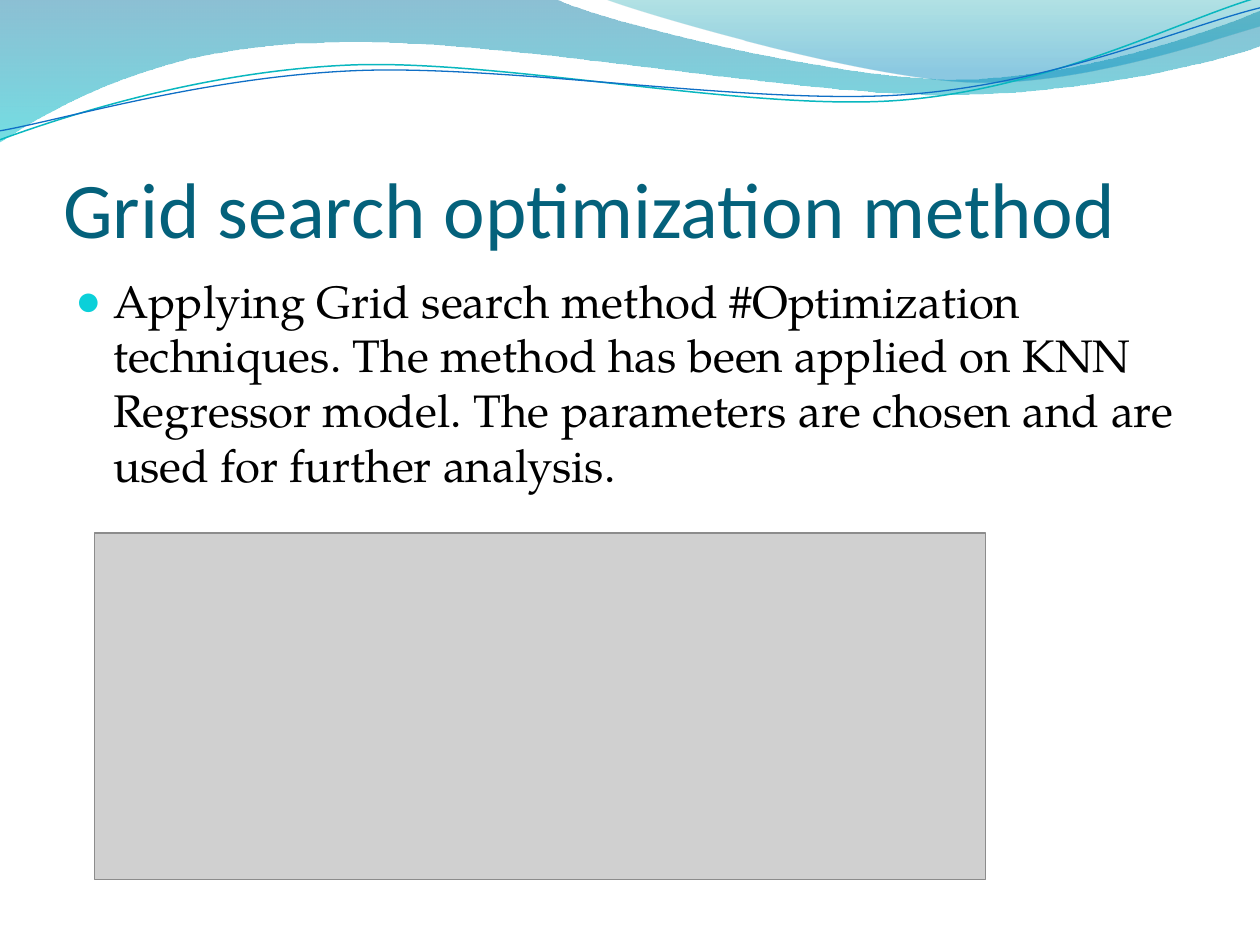
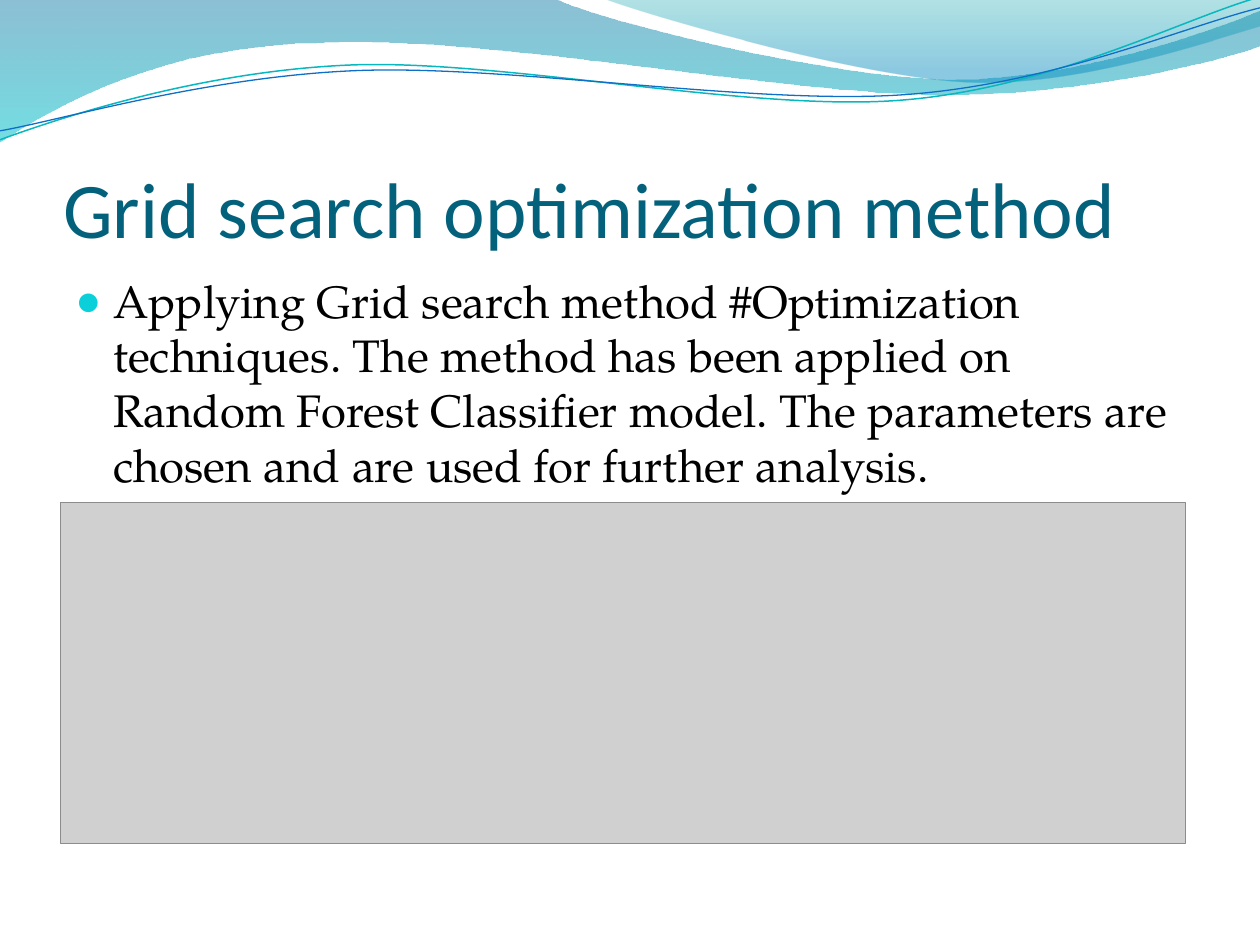
Before and after one commit to iamkuntaldinda/datasets-, a slide deck: slide 25 of Practicum 3.pptx (slide 24 before the commit). Drawn at 1260x945 pixels with LibreOffice and Linux fonts; fonts in the diff are those of the drawing; grey boxes stand for pictures; background and template pictures are left out. Boxes give left, top, right and bottom in pixels: in the first picture for what was removed or moved away, otherwise in the second. Text is boxed around its words. In the diff, an @@ line names an element or a change of style, - is before the commit and + after.

```diff
--- a/Practicum 3.pptx
+++ b/Practicum 3.pptx
@@ text at <box>113,285,1168,495</box>: text changed @@
-● Applying Grid search method #Optimization techniques. The method has been applied on KNN Regressor model. The parameters are chosen and are used for further analysis.
+● Applying Grid search method #Optimization techniques. The method has been applied on Random Forest Classifier model. The parameters are chosen and are used for further analysis.
@@ picture: place and size @@
-picture at <box>94,533,985,879</box>
+picture at <box>60,503,1186,844</box>
```
Also in this commit, not shown: 9 other slides changed, 8 slides added, 7 slides removed, 2 other files.
